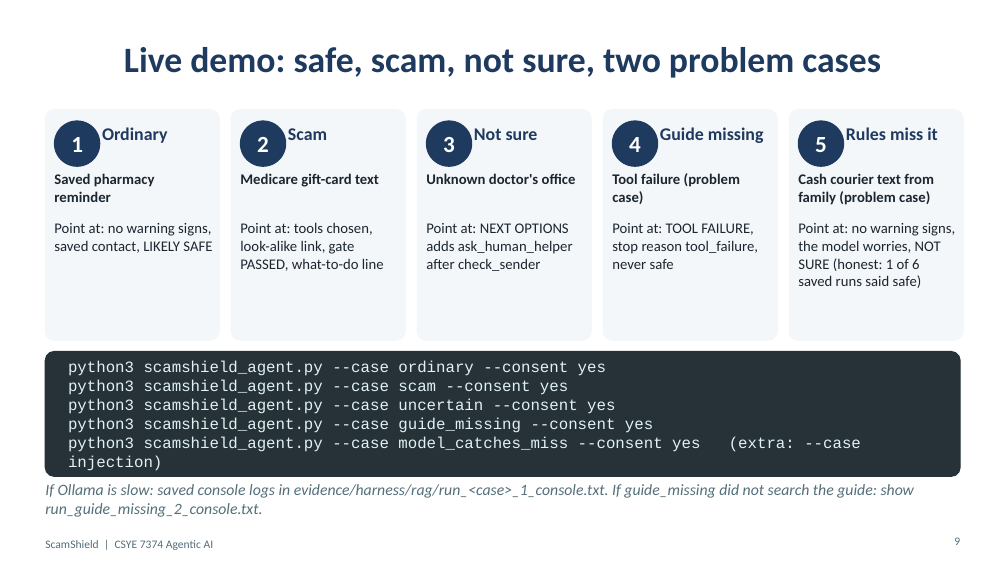
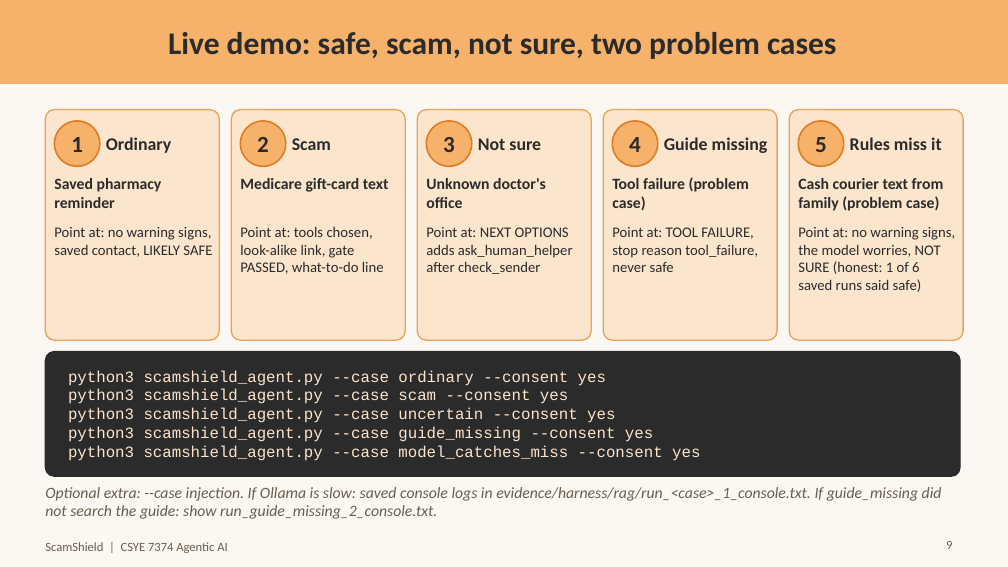
Before and after one commit to ARUNAS95/ScamShield, a slide deck: slide 9 of docs/ScamShield_Presentation.pptx. Drawn at 1008x567 pixels with LibreOffice and Linux fonts; fonts in the diff are those of the drawing. Boxes give left, top, right and bottom in pixels: in the first picture for what was removed or moved away, otherwise in the second. Text is boxed around its words. In the diff, an @@ line names an element or a change of style, - is before the commit and + after.

Commit message:
Restyle the deck: off-white and light orange; add the large blind test slide
Colors are named constants in build_pptx.js. The new slide reads
large_rules.txt and, once the live run exists, large_agent_rag_results.json.

```diff
--- a/docs/ScamShield_Presentation.pptx
+++ b/docs/ScamShield_Presentation.pptx
@@ background #FFFFFF to #FBF8F3 @@
@@ rectangle added at (0, 0, 1008, 83), fill #F6B26B, outline #F6B26B 1 pt @@
@@ title "Live demo: safe, scam, not ...": place and size @@
-title "Live demo: safe, scam, not ..." at (124, 47, 881, 78)
+title "Live demo: safe, scam, not ..." at (168, 32, 836, 59)
@@ title "Live demo: safe, scam, not ..." at (168, 32, 836, 59): size 34 to 30 pt, text colour #1F3A5F to #2B2B2B @@
@@ fill #F4F7F9 to #FCE5CD; outline #F4F7F9 1.25 pt to #E9A35A 1.25 pt in 5 elements at (231, 110, 405, 340), (417, 110, 591, 340), (603, 110, 777, 340), (789, 110, 963, 340), (45, 110, 219, 340) @@
@@ text colour #FFFFFF to #2B2B2B in 5 elements at (71, 137, 83, 152), (257, 137, 269, 152), (443, 137, 455, 152), (629, 137, 641, 152), (815, 137, 827, 152) @@
@@ fill #1F3A5F to #F6B26B; outline #1F3A5F 1 pt to #E07B24 1.5 pt in 5 elements at (54, 121, 100, 166), (240, 121, 286, 166), (426, 121, 472, 166), (613, 121, 658, 166), (799, 121, 844, 166) @@
@@ text colour #1F3A5F to #2B2B2B; vertical alignment top to middle in 5 elements at (106, 137, 171, 153), (292, 138, 331, 150), (478, 138, 541, 150), (664, 137, 768, 153), (850, 137, 942, 150) @@
@@ size 14 to 15 pt, text colour #1C2630 to #2B2B2B in 5 elements at (54, 178, 162, 208), (240, 178, 389, 192), (426, 178, 546, 208), (612, 177, 749, 210), (798, 178, 944, 211) @@
@@ text colour #1C2630 to #2B2B2B in 5 elements at (54, 227, 212, 257), (240, 226, 384, 274), (426, 227, 573, 274), (612, 227, 758, 272), (798, 227, 955, 292) @@
@@ rounded rectangle at (45, 352, 960, 476): fill #263238 to #2B2B2B; outline #263238 1.25 pt to #2B2B2B 1.25 pt @@
@@ text at (68, 370, 653, 442): text colour #E0F2F1 to #FCE5CD in "python3 scamshield_agent.py --case ordinary --consent yes", "python3 scamshield_agent.py --case scam --consent yes", "python3 scamshield_agent.py --case uncertain --consent yes", "python3 scamshield_agent.py --case guide_missing --consent y ..." @@
@@ text at (68, 446, 700, 461): text changed; text colour #E0F2F1 to #FCE5CD @@
-python3 scamshield_agent.py --case model_catches_miss --consent yes (extra: --case injection)
+python3 scamshield_agent.py --case model_catches_miss --consent yes
@@ text at (45, 487, 942, 519): text changed; text colour #546E7A to #6A5D50 @@
-If Ollama is slow: saved console logs in evidence/harness/rag/run_<case>_1_console.txt. If guide_missing did not search the guide: show run_guide_missing_2_console.txt.
+Optional extra: --case injection. If Ollama is slow: saved console logs in evidence/harness/rag/run_<case>_1_console.txt. If guide_missing did not search the guide: show run_guide_missing_2_console.txt.
@@ text "ScamShield | CSYE 7374 Agentic ..." at (45, 542, 227, 553): size 11 to 12 pt, text colour #546E7A to #6A5D50 @@
@@ page number: place and size @@
-page number at (954, 537, 960, 545)
+page number at (946, 541, 952, 549)
@@ page number at (946, 541, 952, 549): size 11 to 12 pt, text colour #546E7A to #6A5D50 @@
```
Also in this commit, not shown: 12 other slides changed, 1 slide added, 3 other files.
